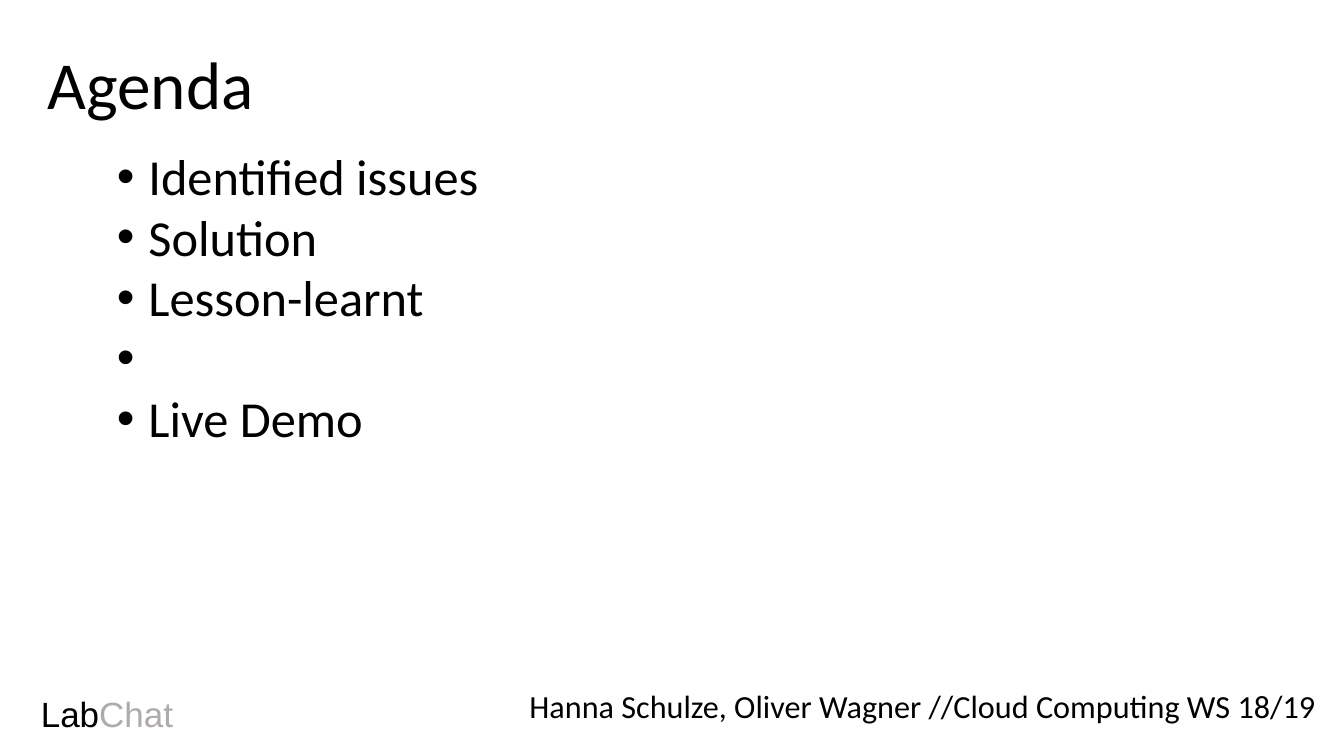
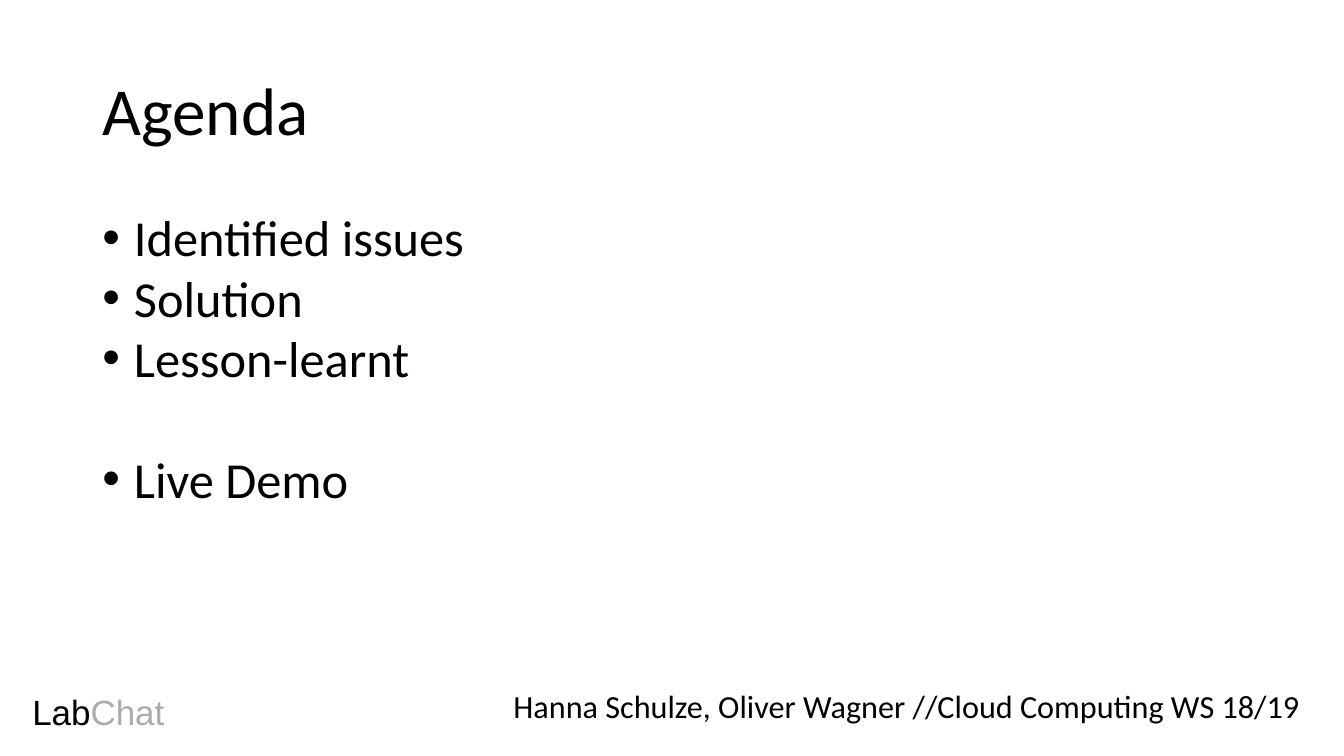
Before and after one commit to oliverwagner1989/CloudComputing_WS1718, a slide deck: slide 2 of Presentation LabChat - Exc 4.odp. Drawn at 1344x756 pixels with LibreOffice and Linux fonts; fonts in the diff are those of the drawing. Boxes give left, top, right and bottom in pixels: in the first picture for what was removed or moved away, otherwise in the second. Text is boxed around its words. In the diff, an @@ line names an element or a change of style, - is before the commit and + after.

Commit message:
Presentation

```diff
--- a/Presentation LabChat - Exc 4.odp
+++ b/Presentation LabChat - Exc 4.odp
@@ title "Agenda": place and size @@
-title "Agenda" at bbox=[48, 62, 254, 121]
+title "Agenda" at bbox=[102, 88, 308, 147]
@@ title "Agenda" at bbox=[102, 88, 308, 147]: line spacing 1 to 0.9; vertical alignment top to middle @@
@@ text "Identified issues": place and size @@
-text "Identified issues" at bbox=[148, 160, 478, 438]
+text "Identified issues" at bbox=[134, 221, 464, 499]
@@ text "LabChat" at bbox=[32, 699, 164, 726]: alignment centre to left; vertical alignment bottom to middle @@
@@ text "Hanna Schulze, Oliver Wagner //Cloud ..." at bbox=[513, 695, 1300, 724]: alignment centre to left @@
```
Also in this commit, not shown: 1 other slide changed, 3 slides added, 4 slides removed, 2 other files.
